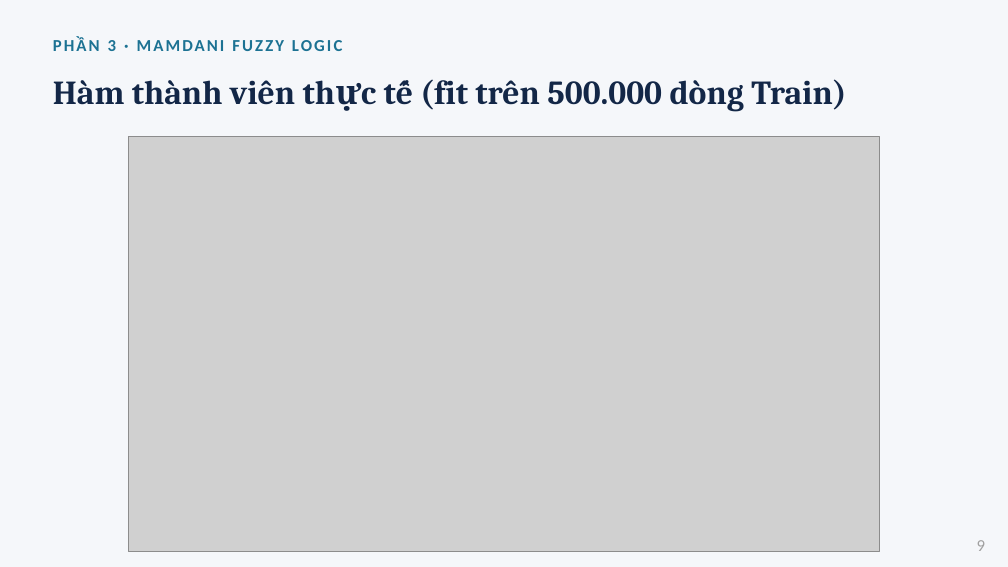
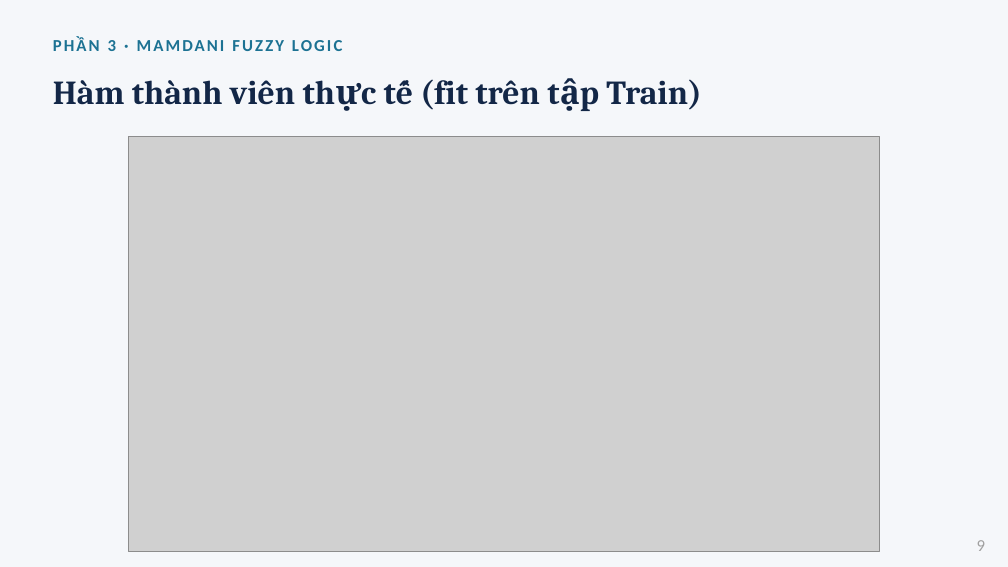
Before and after one commit to 2591317-student/MachineLearningAdvance, a slide deck: slide 9 of Nhom_10-Nhan_Kien_Tuan.pptx. Drawn at 1008x567 pixels with LibreOffice and Linux fonts; fonts in the diff are those of the drawing; grey boxes stand for pictures. Boxes give left, top, right and bottom in pixels: in the first picture for what was removed or moved away, otherwise in the second. Text is boxed around its words. In the diff, an @@ line names an element or a change of style, - is before the commit and + after.

```diff
--- a/Nhom_10-Nhan_Kien_Tuan.pptx
+++ b/Nhom_10-Nhan_Kien_Tuan.pptx
@@ text at <box>53,79,701,110</box>: text changed @@
-Hàm thành viên thực tế (fit trên 500.000 dòng Train)
+Hàm thành viên thực tế (fit trên tập Train)
```
Also in this commit, not shown: 4 other slides changed, 1 slide added, 4 other files.
